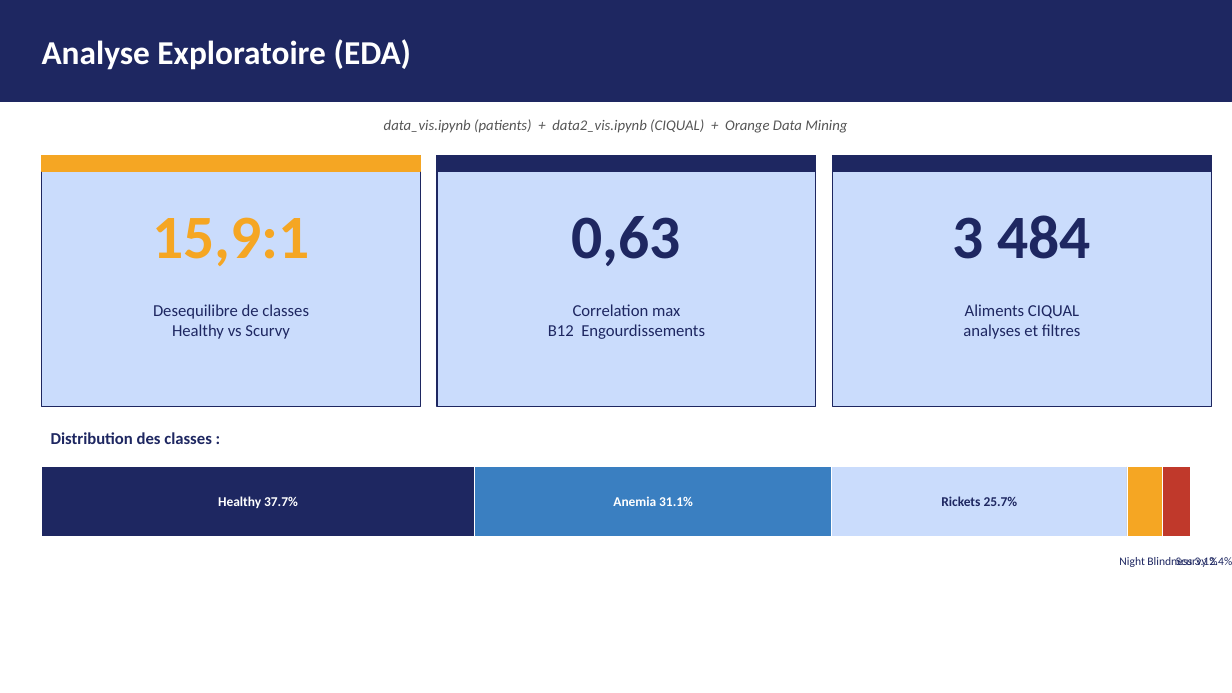
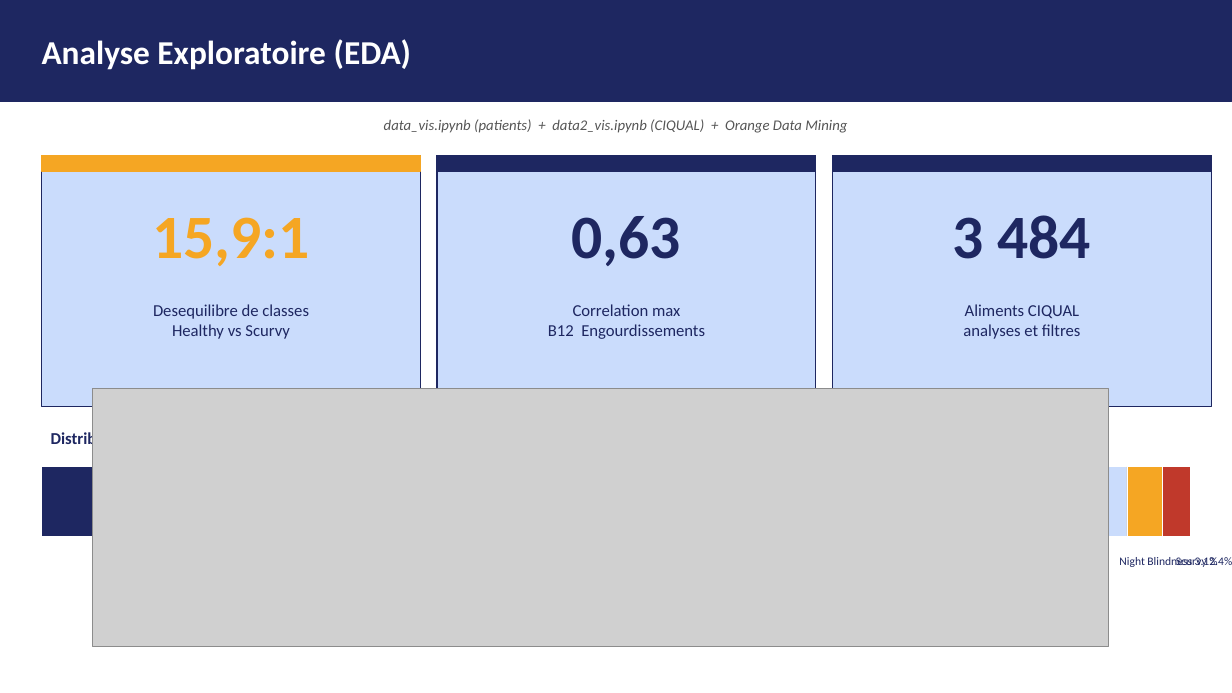
Before and after one commit to serdarvarl/projet_vitamin_IA, a slide deck: slide 5 of docs/presentation_vitaIA.pptx. Drawn at 1232x693 pixels with LibreOffice and Linux fonts; fonts in the diff are those of the drawing; grey boxes stand for pictures. Boxes give left, top, right and bottom in pixels: in the first picture for what was removed or moved away, otherwise in the second. Text is boxed around its words. In the diff, an @@ line names an element or a change of style, - is before the commit and + after.

```diff
--- a/docs/presentation_vitaIA.pptx
+++ b/docs/presentation_vitaIA.pptx
@@ picture added at [92, 388, 1109, 647] @@
@@ rectangle removed at [475, 467, 833, 536] @@
@@ text removed at [218, 496, 298, 508] @@
-Healthy 37.7%
@@ text removed at [613, 496, 693, 506] @@
-Anemia 31.1%
@@ text removed at [941, 496, 1018, 506] @@
-Rickets 25.7%
```
Also in this commit, not shown: 3 other slides changed, 1 slide added.
